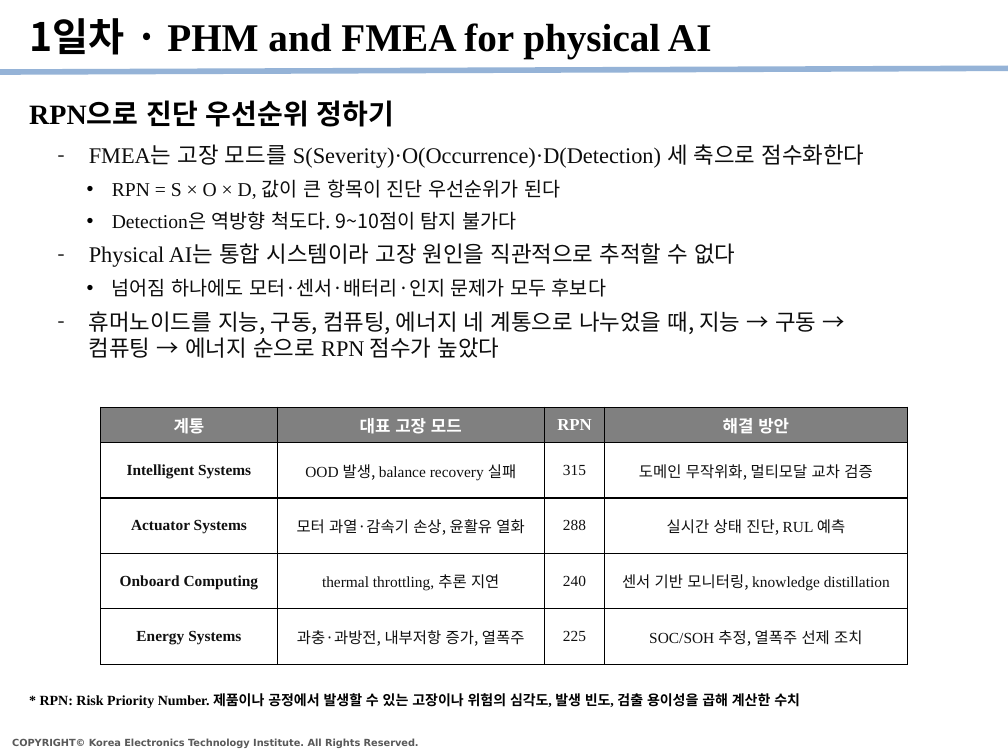
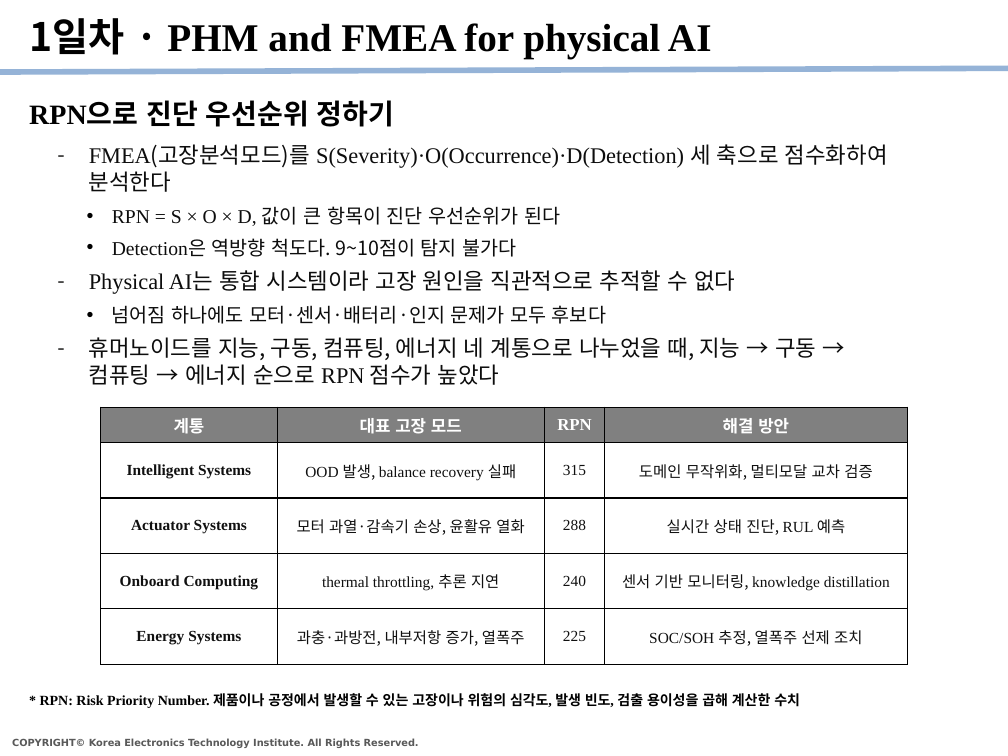
Before and after one commit to kybeen0521/PHM_Edu, a slide deck: slide 3 of Templates/PHM강좌_수강정리_v1.pptx. Drawn at 1008x756 pixels with LibreOffice and Linux fonts; fonts in the diff are those of the drawing. Boxes give left, top, right and bottom in pixels: in the first picture for what was removed or moved away, otherwise in the second. Text is boxed around its words. In the diff, an @@ line names an element or a change of style, - is before the commit and + after.

```diff
--- a/Templates/PHM강좌_수강정리_v1.pptx
+++ b/Templates/PHM강좌_수강정리_v1.pptx
@@ text at (89, 144, 888, 192): text changed @@
-  – FMEA는 고장 모드를 S(Severity)·O(Occurrence)·D(Detection) 세 축으로 점수화한다
+  – FMEA(고장분석모드)를 S(Severity)·O(Occurrence)·D(Detection) 세 축으로 점수화하여 분석한다
```
Also in this commit, not shown: 5 other slides changed.
